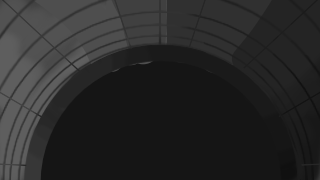
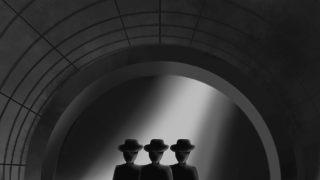
Layered file, before and after one edit (320x180). Changes by layer:
added layer "mafia Merged" above "text" over left=64, top=64, right=320, bottom=180
moved "rim" (1st of 2) above "circles of sever Merged", painted on it over left=0, top=0, right=320, bottom=180
painted on "circles of sever Merged" over left=0, top=0, right=320, bottom=180
added layer "rim" (2nd of 2) above "lightring" over left=0, top=0, right=320, bottom=180
added layer "lightring" (96%) above "sewer background" over left=0, top=0, right=320, bottom=180
painted on "sewer background" over left=0, top=0, right=320, bottom=180
